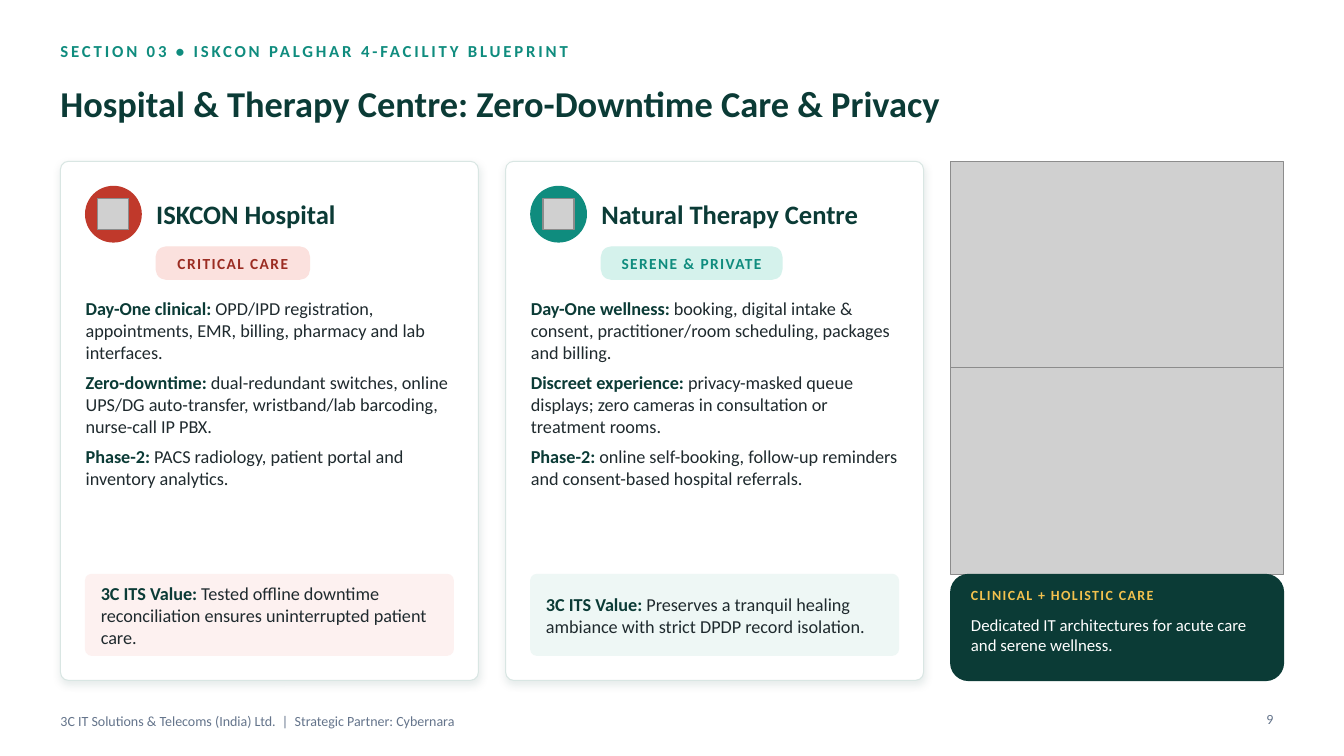
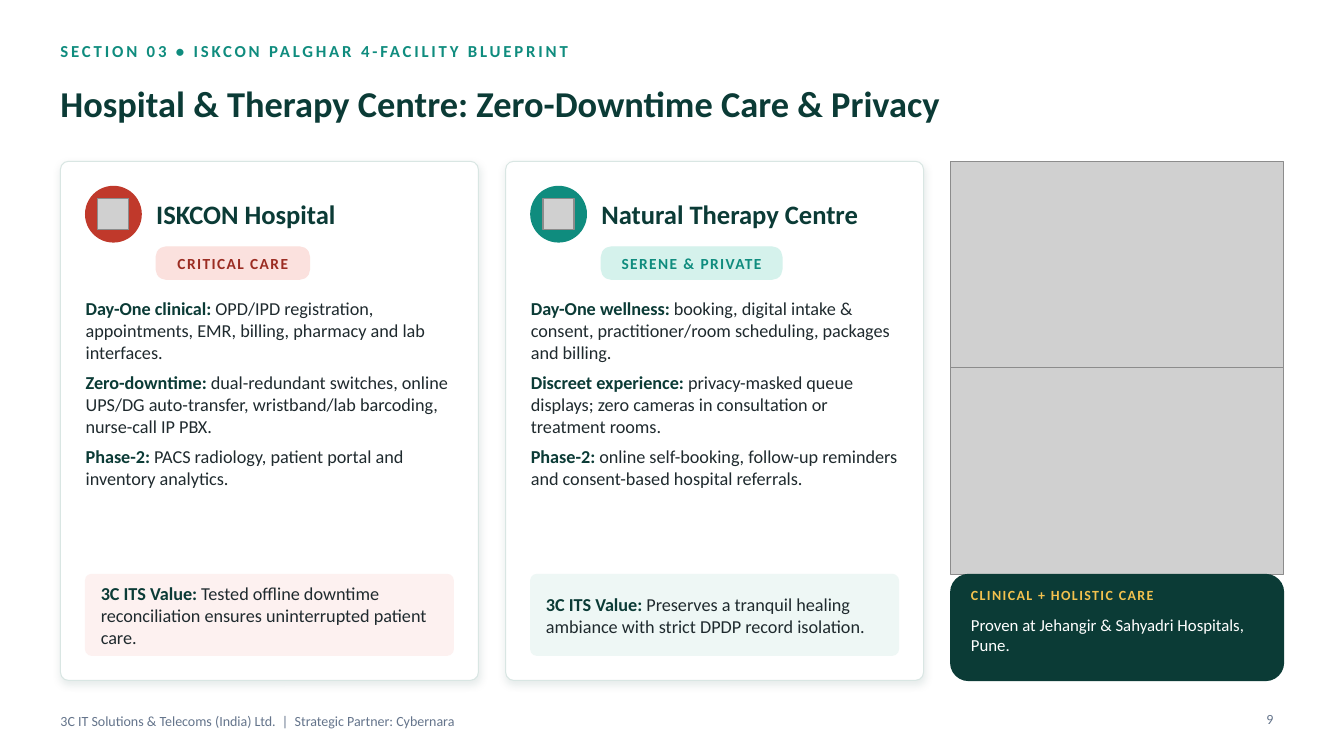
Before and after one commit to anilbhat2000-a11y/bhat, a slide deck: slide 9 of 3C_ITS_ISKCON_Palghar_Proposal.pptx. Drawn at 1344x756 pixels with LibreOffice and Linux fonts; fonts in the diff are those of the drawing; grey boxes stand for pictures; background and template pictures are left out. Boxes give left, top, right and bottom in pixels: in the first picture for what was removed or moved away, otherwise in the second. Text is boxed around its words. In the diff, an @@ line names an element or a change of style, - is before the commit and + after.

```diff
--- a/3C_ITS_ISKCON_Palghar_Proposal.pptx
+++ b/3C_ITS_ISKCON_Palghar_Proposal.pptx
@@ text at [971,619,1244,651]: text changed @@
-Dedicated IT architectures for acute care and serene wellness.
+Proven at Jehangir & Sahyadri Hospitals, Pune.
```
Also in this commit, not shown: 9 other slides changed, 3 slides added.
